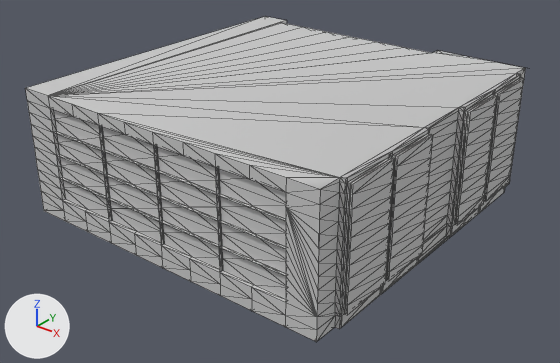
The FBX model Assets/3D Assets/Office.FBX: old version first, new version second.
One viewpoint serves both versions: a 50 mm camera at (26.1, -33.4, 22.0) aimed at (0.2, -1.1, 2.0). Lighting does not change. The marker at lower left points along +X, +Y and +Z. Mesh edges are drawn as thin lines. Where no turn or scale is listed for an object, it has been applied to the vertices.

The first picture shows 'Office Room'.
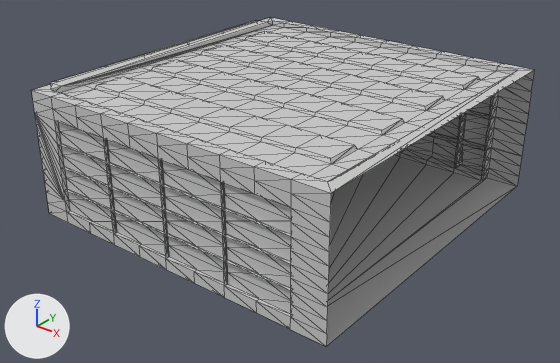
What differs and where, as boxes [x1, y1, x2, y2] in the pictures (560 x 363 px):
'Office Room', turned
    before: [25, 16, 526, 342]
    after: [31, 18, 535, 347]

The change in detail:
Object 'Office Room' (ob_office_room) turns from (90, 0, 0) to (90, 180, 0) degrees about x, y and z.
